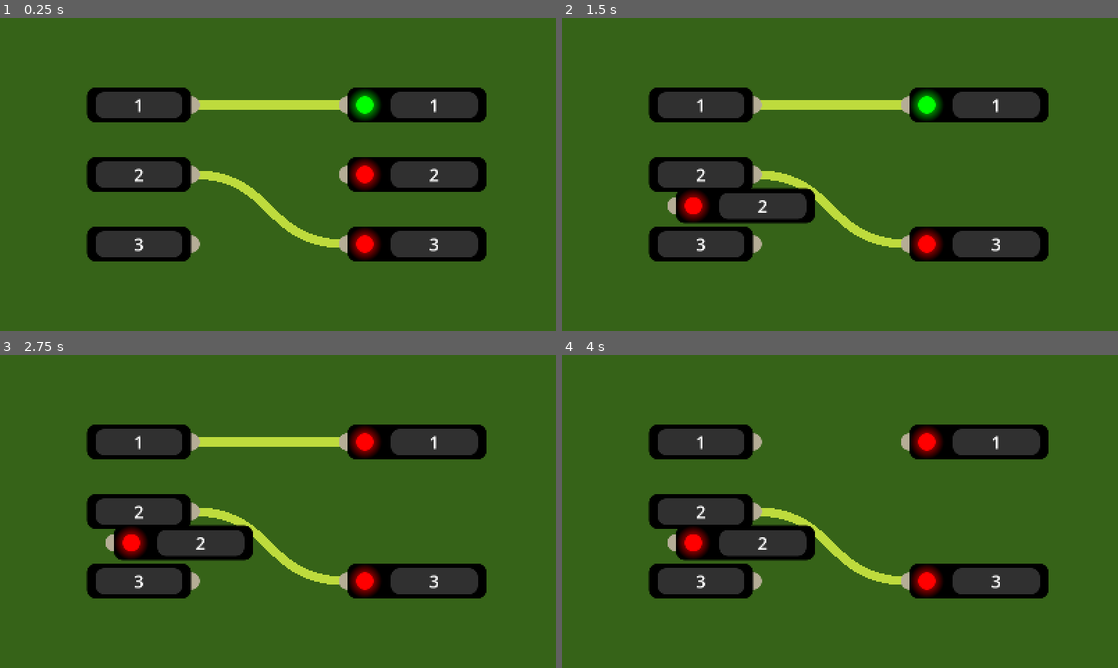
Above: before the commit, frames 1-4 (two rows, left to right).
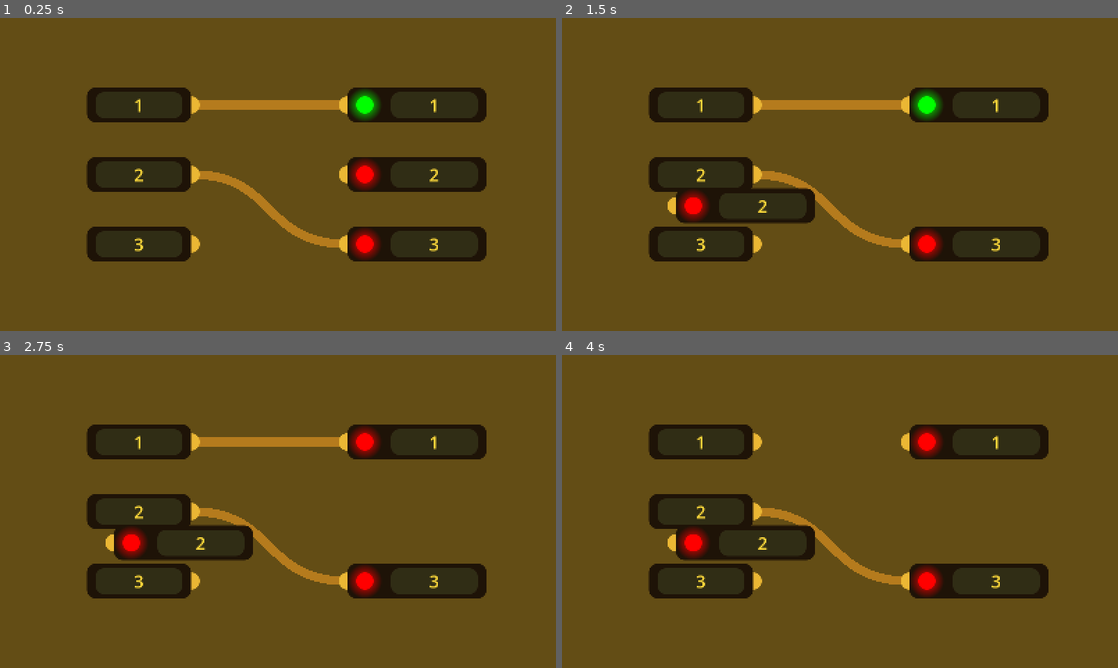
Above: after the commit, the same moments.

Repository: elemel/switchpunk
Game: Godot game, scene res://scenes/main.tscn
The game is run twice, just before and just after one commit, with the same random seed, the same clock (stepped at 60 frames per second) and the same inputs.
Inputs (mouse positions are in pixels of both pictures, inside the frame that each line leads up to):
- Up to frame 1 (0.25 s): no input
- Up to frame 2 (1.5 s): tap Enter at 0.5 s; move the mouse to (962, 158) at 0.52 s; press the mouse at (962, 158) at 0.53 s; tap Space at 1.25 s; move the mouse to (728, 190) at 1.27 s; release the mouse at (728, 190) at 1.28 s; click (728, 190) at 1.35 s
- Up to frame 3 (2.75 s): tap Enter at 2 s; move the mouse to (333, 442) at 2.02 s; press the mouse at (333, 442) at 2.03 s
- Up to frame 4 (4 s): tap Space at 2.75 s; move the mouse to (812, 574) at 2.77 s; release the mouse at (812, 574) at 2.78 s; click (812, 574) at 2.85 s; tap Enter at 3.5 s; move the mouse to (1006, 558) at 3.52 s; press the mouse at (1006, 558) at 3.53 s

The runs differ from the first frame. In frame 1, 99% of the frame differs, in the area x 0-100%, y 0-100%; in frame 2, 99%; in frame 3, 99%; in frame 4, 99%.

Commit message:
Change color scheme

Diff:
--- a/game/scenes/display.tscn
+++ b/game/scenes/display.tscn
@@ -1,13 +1,7 @@
 [gd_scene format=3 uid="uid://bjgijke0qlm5j"]
 
 [ext_resource type="Script" uid="uid://bdgnc2cmo561l" path="res://scripts/display.gd" id="1_v8cgk"]
-
-[sub_resource type="StyleBoxFlat" id="StyleBoxFlat_o5qli"]
-bg_color = Color(0.19, 0.19, 0.19, 1)
-corner_radius_top_left = 25
-corner_radius_top_right = 25
-corner_radius_bottom_right = 25
-corner_radius_bottom_left = 25
+[ext_resource type="StyleBox" uid="uid://btx2h7rx3qgpn" path="res://styles/display_style.tres" id="2_wijb7"]
 
 [node name="Display" type="Node2D" unique_id=934708420 node_paths=PackedStringArray("label")]
 script = ExtResource("1_v8cgk")
@@ -25,7 +19,7 @@
 offset_bottom = 37.5
 grow_horizontal = 2
 grow_vertical = 2
-theme_override_styles/panel = SubResource("StyleBoxFlat_o5qli")
+theme_override_styles/panel = ExtResource("2_wijb7")
 
 [node name="Label" type="Label" parent="." unique_id=1769557944]
 anchors_preset = 8
@@ -39,6 +33,7 @@
 offset_bottom = 11.5
 grow_horizontal = 2
 grow_vertical = 2
+theme_override_colors/font_color = Color(1, 0.8588333, 0.23000002, 1)
 theme_override_font_sizes/font_size = 50
 text = "0"
 horizontal_alignment = 1
--- a/game/scenes/wire.tscn
+++ b/game/scenes/wire.tscn
@@ -8,4 +8,4 @@
 
 [node name="Line2D" type="Line2D" parent="." unique_id=2134926720]
 width = 25.0
-default_color = Color(0.74648005, 0.86, 0.24079998, 1)
+default_color = Color(0.71, 0.48137996, 0.113600016, 1)
--- a/game/styles/board_style.tres
+++ b/game/styles/board_style.tres
@@ -1,7 +1,7 @@
 [gd_resource type="StyleBoxFlat" format=3 uid="uid://da3cp4cmwmv88"]
 
 [resource]
-bg_color = Color(0.21215996, 0.39, 0.0936, 1)
+bg_color = Color(0.39, 0.302705, 0.081899986, 1)
 corner_radius_top_left = 25
 corner_radius_top_right = 25
 corner_radius_bottom_right = 25
--- /dev/null
+++ b/game/styles/display_style.tres
@@ -0,0 +1,8 @@
+[gd_resource type="StyleBoxFlat" format=3 uid="uid://btx2h7rx3qgpn"]
+
+[resource]
+bg_color = Color(0.19, 0.17758666, 0.0836, 1)
+corner_radius_top_left = 25
+corner_radius_top_right = 25
+corner_radius_bottom_right = 25
+corner_radius_bottom_left = 25
--- a/game/styles/module_style.tres
+++ b/game/styles/module_style.tres
@@ -1,7 +1,7 @@
 [gd_resource type="StyleBoxFlat" format=3 uid="uid://dwwmf10i0j7hk"]
 
 [resource]
-bg_color = Color(0, 0, 0, 1)
+bg_color = Color(0.12, 0.0735, 0.03, 1)
 corner_radius_top_left = 25
 corner_radius_top_right = 25
 corner_radius_bottom_right = 25
--- a/game/styles/port_style.tres
+++ b/game/styles/port_style.tres
@@ -1,7 +1,7 @@
 [gd_resource type="StyleBoxFlat" format=3 uid="uid://63wcnscyj00u"]
 
 [resource]
-bg_color = Color(0.71, 0.6778133, 0.5893, 1)
+bg_color = Color(0.92, 0.71668005, 0.20240003, 1)
 corner_radius_top_left = 25
 corner_radius_top_right = 25
 corner_radius_bottom_right = 25
